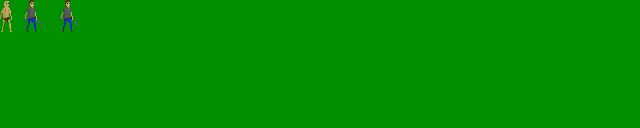
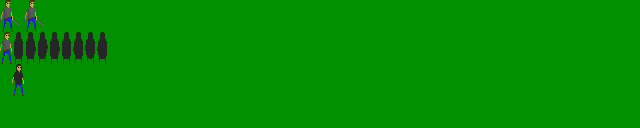
Layer changes from the first 640 × 128 image to the second:
showed "no nips", painted on it over [0, 0, 20, 32]
added layer "cloack" above "walking around" over [13, 32, 107, 85]
added layer "walking around" above "crouching down" over [0, 0, 107, 96]
painted on "Layer" over [0, 0, 80, 32]
